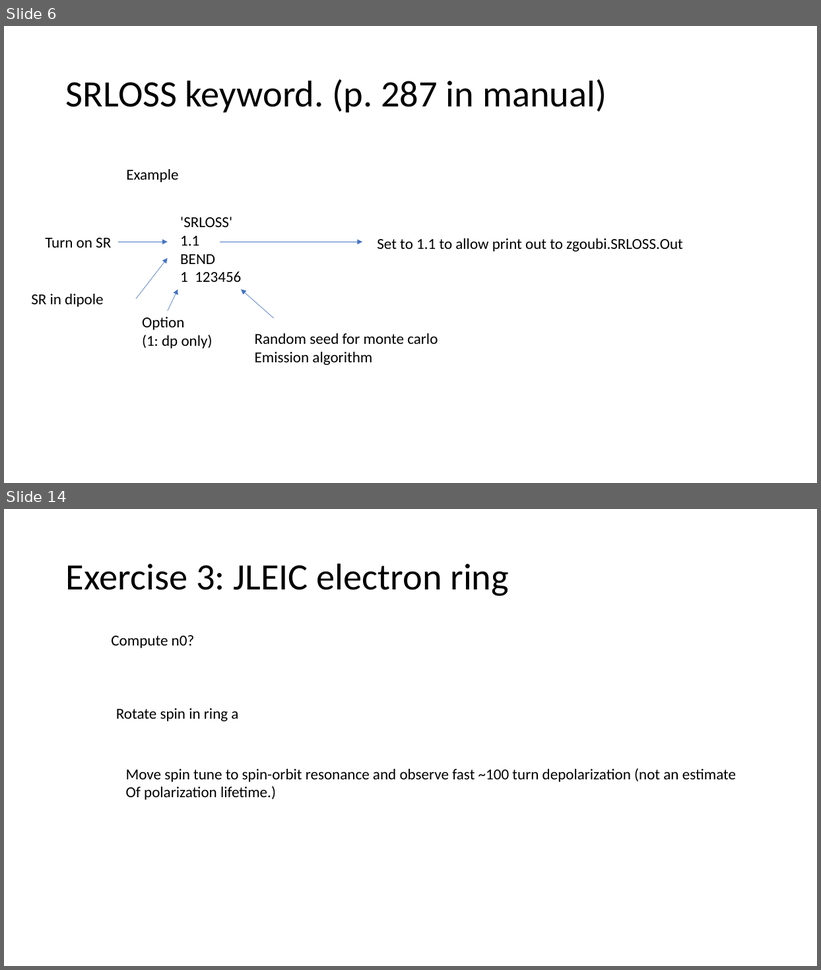
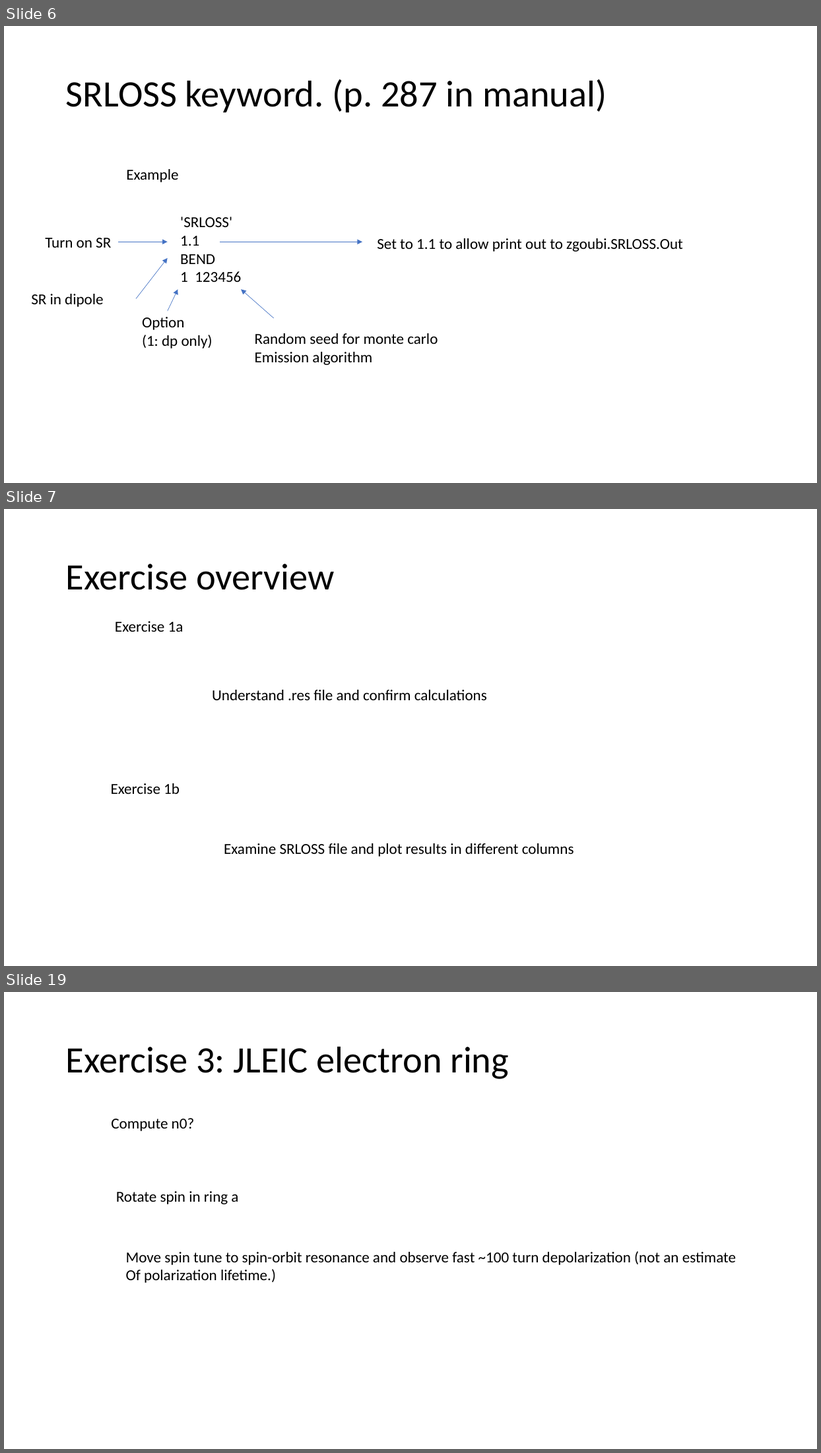
Before and after one commit to radiasoft/Zgoubi-Workshop, a slide deck: Tutorials/Tuesday/TutTu1/Tuesday Tutorial Slides.pptx. Shown one above the other, each under a label of ours: slides 6 and 14 before the commit, slides 6, 7 and 19 after it; the slides between them are not shown. The pictures are 821x970 and 821x1453 pixels, drawn with LibreOffice and Linux fonts; fonts in the diff are those of the drawing. Boxes give left, top, right and bottom in pixels: in the first picture for what was removed or moved away, otherwise in the second. Text is boxed around its words. In the diff, an @@ line names an element or a change of style, - is before the commit and + after.

```diff
--- a/Tutorials/Tuesday/TutTu1/Tuesday Tutorial Slides.pptx
+++ b/Tutorials/Tuesday/TutTu1/Tuesday Tutorial Slides.pptx
@@ slide 7 added at [4, 509, 817, 966], background #FFFFFF @@
@@ title added at [66, 564, 334, 590], 44 pt, text #000000 @@
+Exercise overview
@@ text added at [115, 621, 184, 632], 18 pt, text #000000 @@
+Exercise 1a
@@ text added at [212, 690, 487, 700], 18 pt, text #000000 @@
+Understand .res file and confirm calculations
@@ text added at [111, 784, 180, 794], 18 pt, text #000000 @@
+Exercise 1b
@@ text added at [224, 844, 574, 857], 18 pt, text #000000 @@
+Examine SRLOSS file and plot results in different columns
@@ what was slide 14 is now slide 19 @@
```
Also in this commit, not shown: 4 slides changed, 9 other slides added, 5 slides removed.
